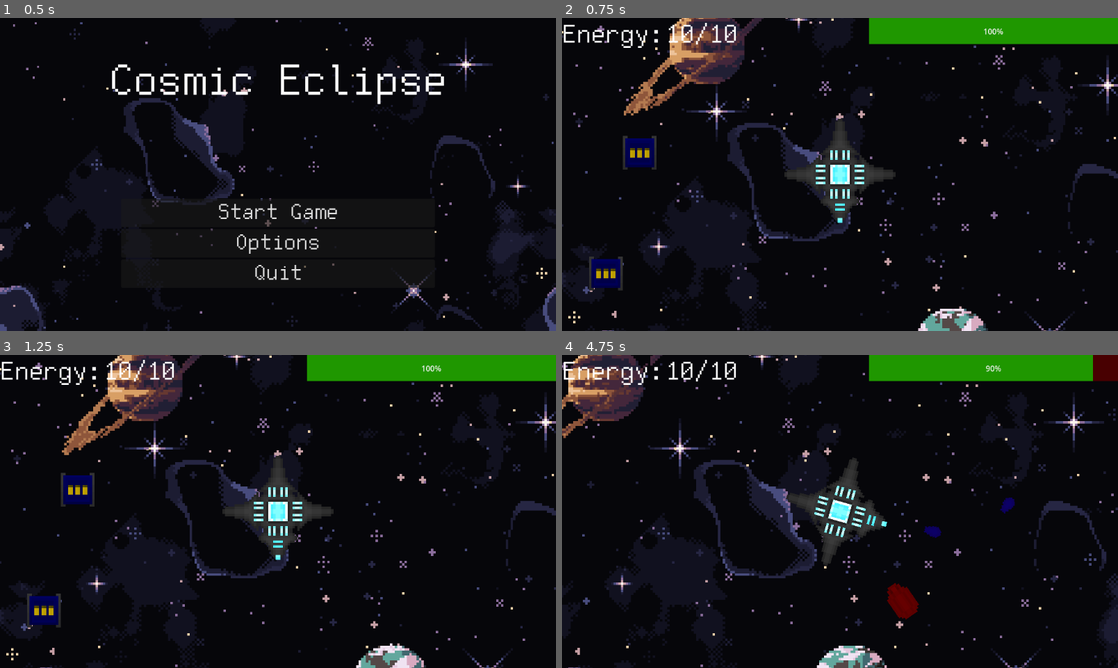
Above: before the commit, frames 1-4 (two rows, left to right).
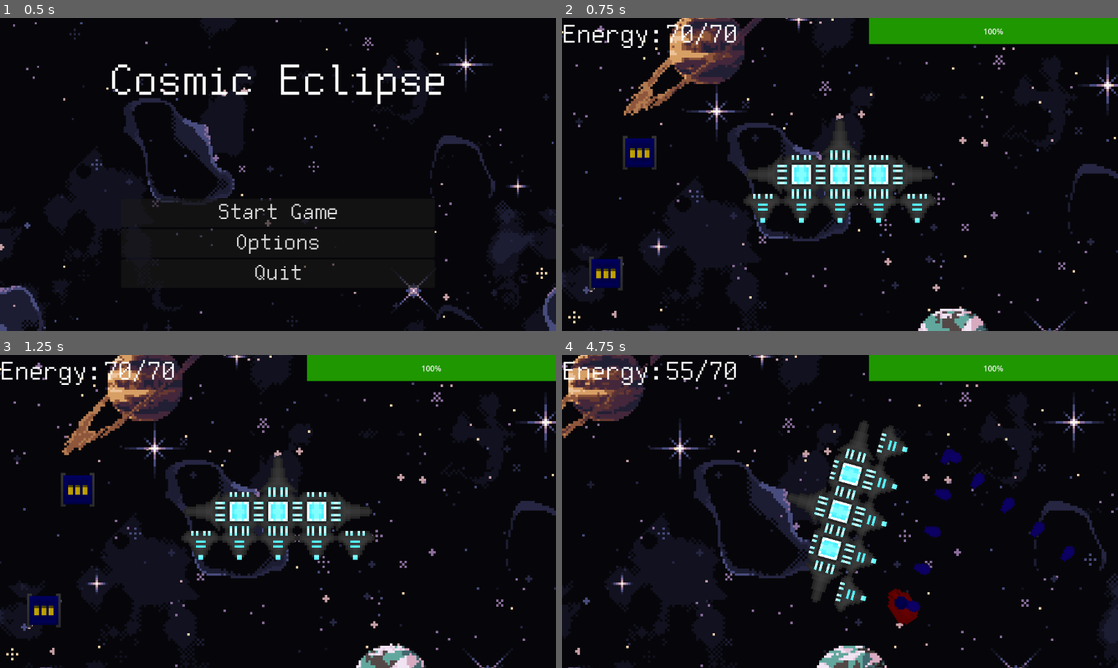
Above: after the commit, the same moments.

Repository: CosmoLeveling/Cosmic-Eclipse
Game: Godot game, scene res://start_screen.tscn
Two runs of this game, one before a commit and one after it. Both use one fixed random seed, a clock stepped at 60 frames per second and the inputs below.
Inputs (mouse positions are in pixels of both pictures, inside the frame that each line leads up to):
- Up to frame 1 (0.5 s): no input
- Up to frame 2 (0.75 s): click "Start Game" at 0.5 s
- Up to frame 3 (1.25 s): no input
- Up to frame 4 (4.75 s): tap Enter at 1.25 s; move the mouse to (962, 495) at 1.27 s; press the mouse at (962, 495) at 1.28 s; hold D (right) 1.28-2.03 s; move the mouse to (728, 527) at 2.02 s; release the mouse at (728, 527) at 2.03 s; hold S (down) 2.03-2.78 s; click (728, 527) at 2.1 s; move the mouse to (895, 442) at 2.77 s; press the mouse at (895, 442) at 2.78 s; hold D (right) 2.78-3.53 s; move the mouse to (812, 574) at 3.52 s; release the mouse at (812, 574) at 3.53 s; hold W (up) 3.53-4.28 s; click (812, 574) at 3.6 s; move the mouse to (1006, 558) at 4.27 s; press the mouse at (1006, 558) at 4.28 s; hold A (left) from 4.28 s (still down)

Frame 1 is identical in both runs. In frame 2, 3.5% of the frame differs, in the area x 18-68%, y 2-66%; in frame 3, 3.5%; in frame 4, 5.0%, in the area x 18-100%, y 0-87%.

Commit message:
added some features

Diff:
--- a/Arena.tscn
+++ b/Arena.tscn
@@ -57,7 +57,7 @@
 position = Vector2(25, -8)
 texture = ExtResource("7_u4lul")
 hframes = 50
-frame = 4
+frame = 45
 script = ExtResource("8_asmdm")
 anim_speed = 0.05
 
@@ -65,7 +65,7 @@
 position = Vector2(260, 419)
 texture = ExtResource("5_nmfx6")
 hframes = 50
-frame = 4
+frame = 45
 script = ExtResource("8_asmdm")
 anim_speed = 0.05
 
@@ -73,7 +73,7 @@
 position = Vector2(127, 116)
 texture = ExtResource("6_g7i3h")
 hframes = 50
-frame = 4
+frame = 45
 script = ExtResource("8_asmdm")
 anim_speed = 0.05
 
@@ -81,7 +81,7 @@
 position = Vector2(72, 333)
 texture = ExtResource("7_6hnho")
 hframes = 50
-frame = 4
+frame = 45
 script = ExtResource("8_asmdm")
 anim_speed = 0.05
 
@@ -89,7 +89,7 @@
 position = Vector2(353, 319)
 texture = ExtResource("8_urrve")
 hframes = 50
-frame = 4
+frame = 45
 script = ExtResource("8_asmdm")
 anim_speed = 0.05
 
@@ -97,7 +97,7 @@
 position = Vector2(320, 182)
 texture = ExtResource("9_diyct")
 hframes = 50
-frame = 4
+frame = 45
 script = ExtResource("8_asmdm")
 anim_speed = 0.05
 
--- /dev/null
+++ b/Core.tscn
@@ -0,0 +1,18 @@
+[gd_scene load_steps=4 format=3 uid="uid://7w5wqrjvoan2"]
+
+[ext_resource type="Script" path="res://character_body_2d.gd" id="1_5ht02"]
+[ext_resource type="Texture2D" uid="uid://bdov2fiw6kheq" path="res://Assets/Parts/Core.png" id="2_ishfv"]
+
+[sub_resource type="RectangleShape2D" id="RectangleShape2D_urka0"]
+size = Vector2(16, 16)
+
+[node name="Core" type="CharacterBody2D"]
+collision_layer = 2
+motion_mode = 1
+script = ExtResource("1_5ht02")
+
+[node name="CollisionShape2D" type="CollisionShape2D" parent="."]
+shape = SubResource("RectangleShape2D_urka0")
+
+[node name="Sprite2D" type="Sprite2D" parent="."]
+texture = ExtResource("2_ishfv")
--- a/Spike.tscn
+++ b/Spike.tscn
@@ -5,18 +5,17 @@
 
 [node name="Spike" type="CharacterBody2D"]
 collision_layer = 2
-motion_mode = 1
-
-[node name="Sprite2D" type="Sprite2D" parent="."]
-texture = ExtResource("1_xk1om")
 
 [node name="Area2D" type="Area2D" parent="."]
 script = ExtResource("2_jgagb")
 
 [node name="CollisionPolygon2D" type="CollisionPolygon2D" parent="Area2D"]
-polygon = PackedVector2Array(0, 7, 7, -7, -7, -7)
+polygon = PackedVector2Array(0, 7, 8, -8, -8, -8)
 
 [node name="CollisionPolygon2D" type="CollisionPolygon2D" parent="."]
 polygon = PackedVector2Array(0, 7, 7, -7, -7, -7)
 
+[node name="Sprite2D" type="Sprite2D" parent="."]
+texture = ExtResource("1_xk1om")
+
 [connection signal="area_entered" from="Area2D" to="Area2D" method="_on_area_entered"]
--- a/ammo.gd
+++ b/ammo.gd
@@ -10,3 +10,6 @@
 	if body.has_method("_ammo_pickup"):
 		body._ammo_pickup(Ammo)
 		queue_free()
+	if body.get_parent().has_method("_ammo_pickup"):
+		body.get_parent()._ammo_pickup(Ammo)
+		queue_free()
--- /dev/null
+++ b/character_body_2d.gd
@@ -0,0 +1,4 @@
+class_name Core
+extends CharacterBody2D
+
+@export var energy_max_increase:int
--- a/enemy_spawn.gd
+++ b/enemy_spawn.gd
@@ -7,7 +7,6 @@
 	var enemy_to_spawn = enemy.instantiate()
 	var x_point = randi_range(0,radius)
 
-	print(Vector2(player.position.x + x_point,player.position.y + (radius-x_point)))
 	enemy_to_spawn.position.x = player.position.x + x_point
 	enemy_to_spawn.position.y = player.position.y + (radius-x_point)
 	enemy_to_spawn.player = player
--- a/gun.gd
+++ b/gun.gd
@@ -1,20 +1,19 @@
 extends CharacterBody2D
 
 @onready var bolt = preload("res://Bolt.tscn")
-var current_ammo = 10
-var max_ammo = 10
 var cooldown_ability_1 = 0
+@export var Player:player
+func _process(delta: float) -> void:
 
-func _process(delta: float) -> void:
 	if cooldown_ability_1 == 0:
 		if Input.is_action_pressed("shoot"):
-			if true:
+			if Player.current_energy > 0:
 				shoot()
 	else:
 		cooldown_ability_1 -= 1
 
 func shoot():
-	current_ammo -= 1
+	Player.current_energy -= 1
 	cooldown_ability_1 = 100
 	var bullet = bolt.instantiate()
 	get_parent().get_parent().add_child(bullet)
--- a/gun.tscn
+++ b/gun.tscn
@@ -10,7 +10,7 @@
 
 [node name="CollisionPolygon2D" type="CollisionPolygon2D" parent="."]
 rotation = 1.5708
-polygon = PackedVector2Array(7, 7, -7, 7, 0, -4)
+polygon = PackedVector2Array(7.00003, 7.99997, -6.99997, 8.00003, 0, -4)
 
 [node name="Sprite2D" type="Sprite2D" parent="."]
 rotation = 1.5708
--- a/player.gd
+++ b/player.gd
@@ -1,3 +1,4 @@
+class_name player
 extends CharacterBody2D
 
 @onready var bolt = preload("res://Bolt.tscn")
@@ -5,14 +6,28 @@
 @onready var health_bar: ProgressBar = $"../CanvasLayer/Gui/ProgressBar"
 const SPEED = 133.0
 const JUMP_VELOCITY = -400.0
-var current_ammo = 10
-var max_ammo = 10
+var current_energy = 10
+var max_energy = 10
 var cooldown_ability_1 = 0
+var cores = []
 @onready var health_component: HealthComponent = $HealthComponent
 
+func _ready() -> void:
+	_update_max_energy()
+	current_energy = max_energy
+
+func _update_max_energy():
+	for ch in get_children():
+		if ch is Core:
+			cores.append(ch.energy_max_increase)
+	max_energy = 10
+	for c in cores:
+		max_energy += c
+
 func _process(delta: float) -> void:
+
 	health_bar.max_value = health_component.max_health
-	ammo.text = str(current_ammo) + "/" + str(max_ammo)
+	ammo.text = str(current_energy) + "/" + str(max_energy)
 	health_bar.value = health_component.health
 
 func _physics_process(delta: float) -> void:
@@ -26,9 +41,9 @@
 	move_and_slide()
 
 func _ammo_pickup(num):
-	current_ammo += num
-	current_ammo = clamp(current_ammo,0,max_ammo)
+	current_energy += num
+	current_energy = clamp(current_energy,0,max_energy)
 func _kill():
 	position = Vector2(0,0)
 	health_component.health = health_component.max_health
-	current_ammo = max_ammo
+	current_energy = max_energy
--- a/player.tscn
+++ b/player.tscn
@@ -3,9 +3,9 @@
 [ext_resource type="Script" path="res://player.gd" id="1_5i14y"]
 [ext_resource type="Script" path="res://hitbox_component.gd" id="2_vyfwx"]
 [ext_resource type="Script" path="res://HealthComponent.gd" id="3_gw1on"]
-[ext_resource type="Texture2D" uid="uid://bdov2fiw6kheq" path="res://Assets/Parts/Core.png" id="4_pwepw"]
 [ext_resource type="PackedScene" uid="uid://bxiyku5ylxfok" path="res://Spike.tscn" id="5_a5204"]
 [ext_resource type="PackedScene" uid="uid://c3a301rfh3nhb" path="res://gun.tscn" id="6_ternx"]
+[ext_resource type="PackedScene" uid="uid://7w5wqrjvoan2" path="res://Core.tscn" id="7_2jgww"]
 
 [sub_resource type="RectangleShape2D" id="RectangleShape2D_yt8jr"]
 size = Vector2(16, 16)
@@ -25,6 +25,7 @@
 zoom = Vector2(5, 5)
 
 [node name="HitBox" type="Area2D" parent="." node_paths=PackedStringArray("health_component")]
+collision_layer = 2
 script = ExtResource("2_vyfwx")
 health_component = NodePath("../HealthComponent")
 is_player = true
@@ -35,11 +36,8 @@
 [node name="HealthComponent" type="Node2D" parent="."]
 script = ExtResource("3_gw1on")
 
-[node name="Sprite2D" type="Sprite2D" parent="."]
-texture = ExtResource("4_pwepw")
-
 [node name="Spike4" parent="." instance=ExtResource("5_a5204")]
-position = Vector2(0, -16)
+position = Vector2(0, -32)
 rotation = 3.14157
 
 [node name="Spike5" parent="." instance=ExtResource("5_a5204")]
@@ -47,8 +45,36 @@
 rotation = 7.85381
 
 [node name="Spike6" parent="." instance=ExtResource("5_a5204")]
-position = Vector2(0, 16)
+position = Vector2(0, 32)
 rotation = 6.28318
 
-[node name="Gun" parent="." instance=ExtResource("6_ternx")]
+[node name="Gun4" parent="." node_paths=PackedStringArray("Player") instance=ExtResource("6_ternx")]
+position = Vector2(16, -32)
+Player = NodePath("..")
+
+[node name="Gun5" parent="." node_paths=PackedStringArray("Player") instance=ExtResource("6_ternx")]
+position = Vector2(16, 32)
+Player = NodePath("..")
+
+[node name="Gun" parent="." node_paths=PackedStringArray("Player") instance=ExtResource("6_ternx")]
 position = Vector2(16, 0)
+Player = NodePath("..")
+
+[node name="Gun2" parent="." node_paths=PackedStringArray("Player") instance=ExtResource("6_ternx")]
+position = Vector2(16, 16)
+Player = NodePath("..")
+
+[node name="Gun3" parent="." node_paths=PackedStringArray("Player") instance=ExtResource("6_ternx")]
+position = Vector2(16, -16)
+Player = NodePath("..")
+
+[node name="Core" parent="." instance=ExtResource("7_2jgww")]
+energy_max_increase = 20
+
+[node name="Core2" parent="." instance=ExtResource("7_2jgww")]
+position = Vector2(0, 16)
+energy_max_increase = 20
+
+[node name="Core3" parent="." instance=ExtResource("7_2jgww")]
+position = Vector2(0, -16)
+energy_max_increase = 20
